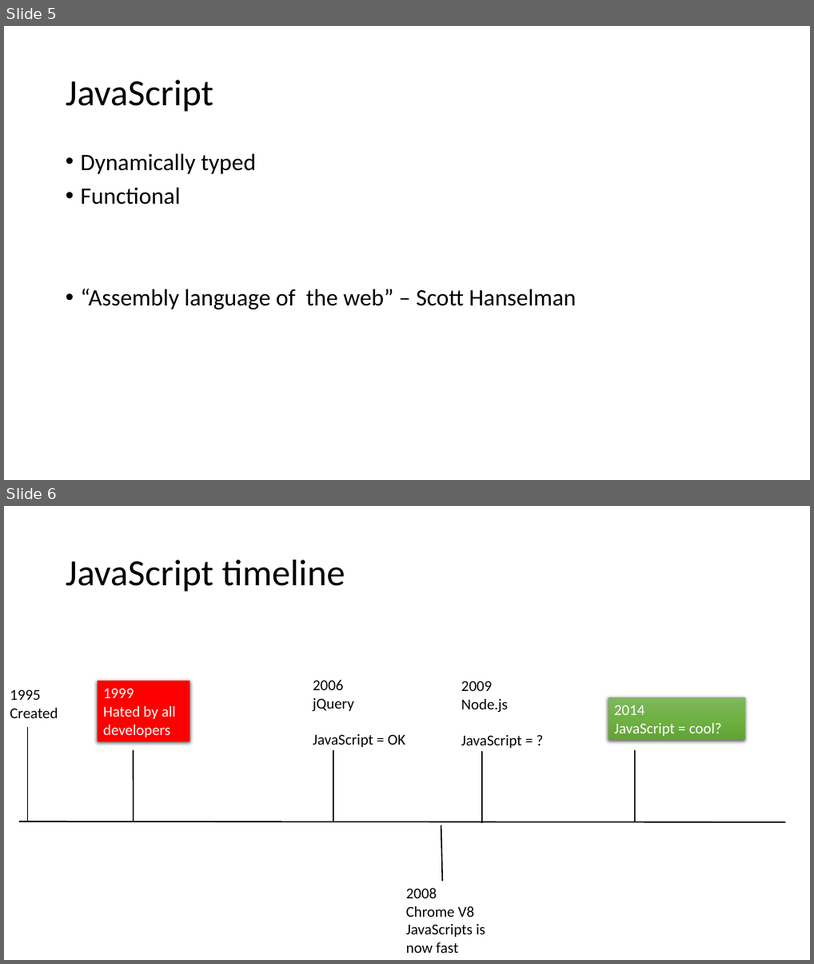
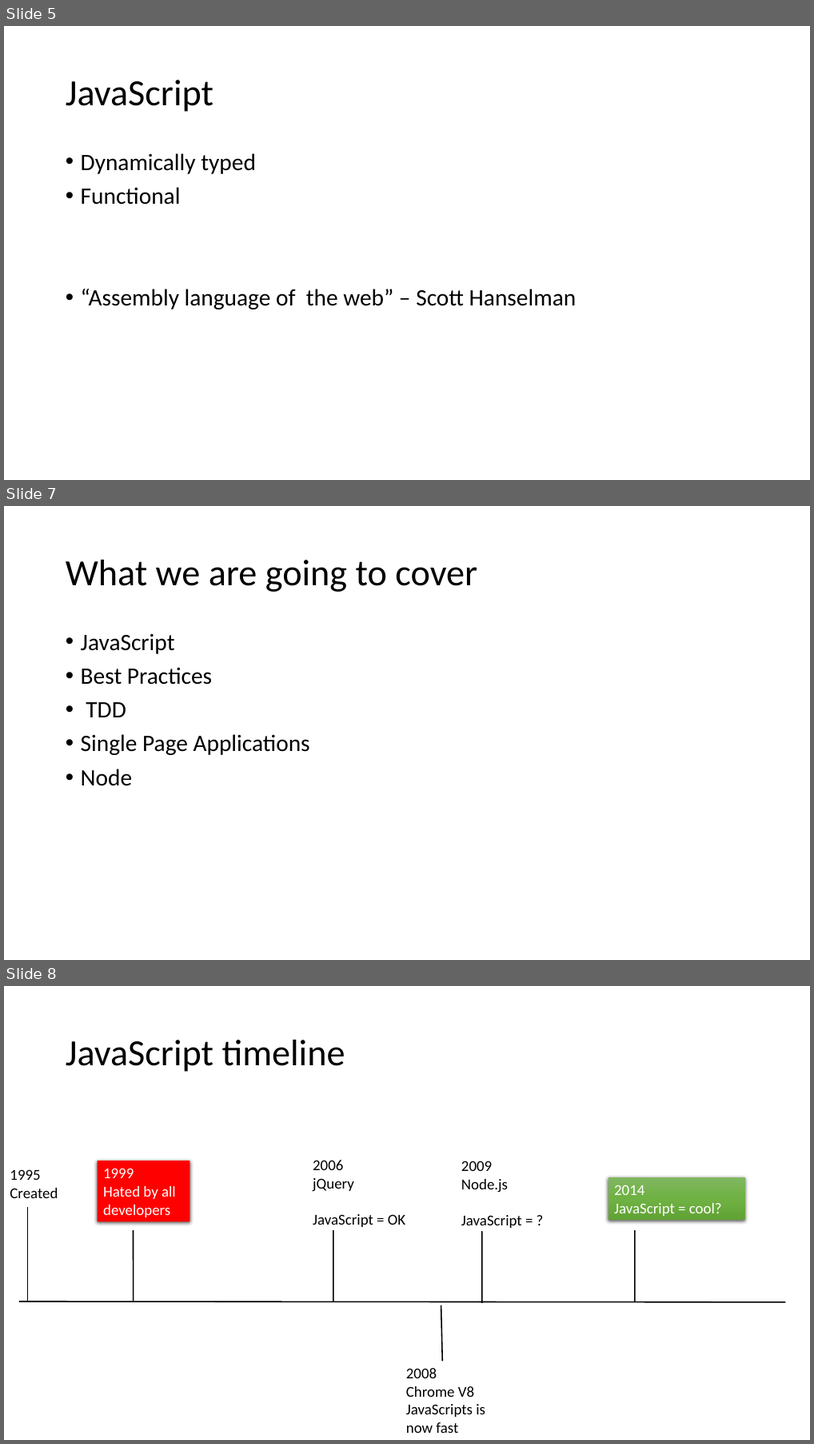
Before and after one commit to chadmichel/JavaScriptStuff, a slide deck: Java and You.pptx. Shown one above the other, each under a label of ours: slides 5 and 6 before the commit, slides 5, 7 and 8 after it; the slides between them are not shown. The pictures are 814x964 and 814x1444 pixels, drawn with LibreOffice and Linux fonts; fonts in the diff are those of the drawing. Boxes give left, top, right and bottom in pixels: in the first picture for what was removed or moved away, otherwise in the second. Text is boxed around its words. In the diff, an @@ line names an element or a change of style, - is before the commit and + after.

```diff
--- a/Java and You.pptx
+++ b/Java and You.pptx
@@ slide 7 added at (4,506,810,960), background #FFFFFF @@
@@ title added at (66,560,478,592), 44 pt, text #000000 @@
+What we are going to cover
@@ text added at (81,634,310,786), 28 pt, text #000000 @@
+• JavaScript
+• Best Practices
+• TDD
+• Single Page Applications
+• Node
@@ what was slide 6 is now slide 8 @@
```
Also in this commit, not shown: 1 slide changed, 8 other slides added, 2 slides removed, 9 other files.
